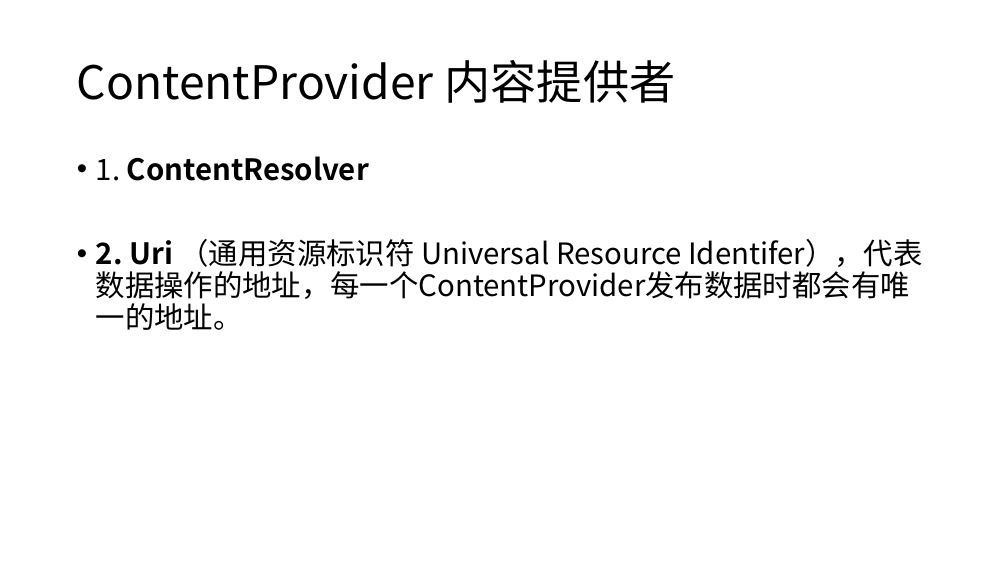
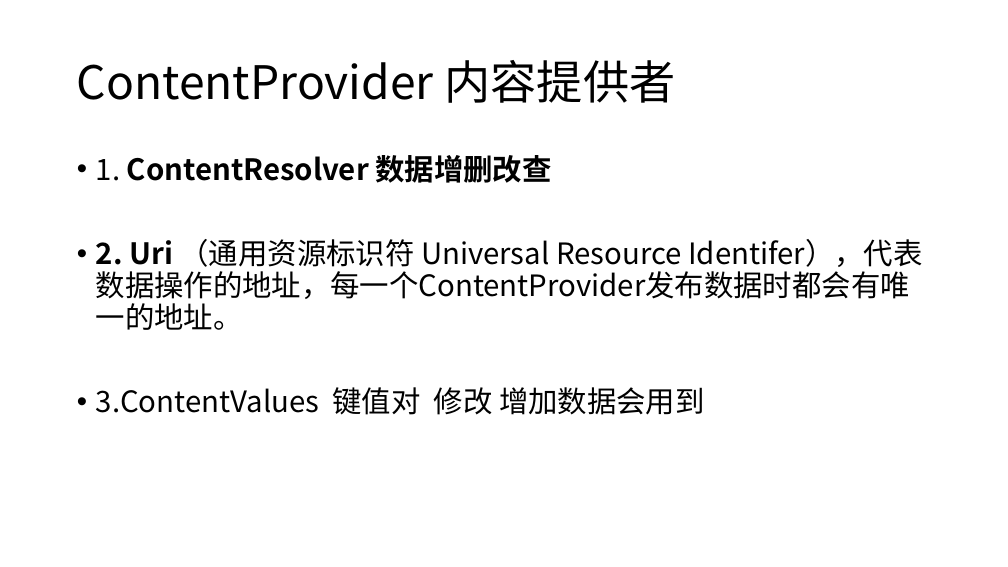
Before and after one commit to guanzhen-yun/firstapp, a slide deck: slide 25 of android开发教程.pptx. Drawn at 1008x567 pixels with LibreOffice and Linux fonts; fonts in the diff are those of the drawing. Boxes give left, top, right and bottom in pixels: in the first picture for what was removed or moved away, otherwise in the second. Text is boxed around its words. In the diff, an @@ line names an element or a change of style, - is before the commit and + after.

```diff
--- a/android开发教程.pptx
+++ b/android开发教程.pptx
@@ text at [96, 155, 551, 183]: text changed @@
-• 1. ContentResolver
+• 1. ContentResolver 数据增删改查
@@ text at [96, 387, 705, 415]: paragraph added @@
+• 3.ContentValues 键值对 修改 增加数据会用到
```
Also in this commit, not shown: 1 other slide changed, 10 other files.
